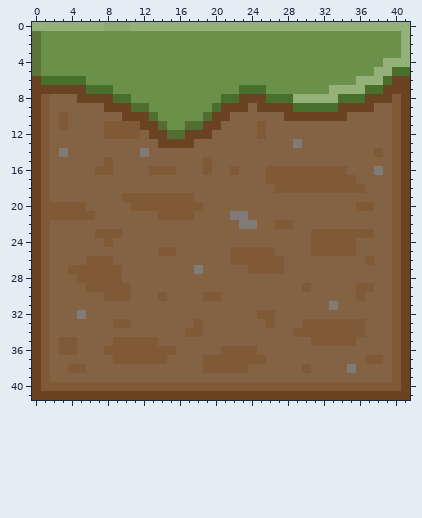
Pixel-art sprite -- assets/stones/2_stone.png. That is the earlier state.
The file is 42x42 pixels. Colours within 5 levels of each other are drawn and written as one.
After:
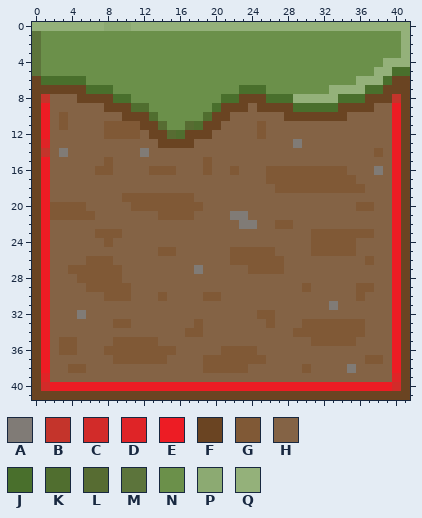
Palette (. is transparent): A #807b76  B #c4342b  C #d22b29  D #df2427  E #ed1c24  F #6a4422  G #805936  H #846345  J #496f2c  K #506e2f  L #576c32  M #5c743b  N #6b904a  P #8caa72  Q #94b17a
The author wrote: [BOT] Updated resources
The edit:
Changed rows in their new state; - is an unchanged pixel.
first column x 1:
 8 B--------------------------------------B
 9 E--------------------------------------E
10 E--------------------------------------E
11 E--------------------------------------E
12 E--------------------------------------E
13 D--------------------------------------E
14 B--------------------------------------E
15 E--------------------------------------E
16 E--------------------------------------E
17 E--------------------------------------E
18 E--------------------------------------E
19 E--------------------------------------E
20 E--------------------------------------E
21 E--------------------------------------E
22 E--------------------------------------E
23 E--------------------------------------E
24 E--------------------------------------E
25 E--------------------------------------E
26 E--------------------------------------E
27 E--------------------------------------E
28 E--------------------------------------E
29 E--------------------------------------E
30 E--------------------------------------E
31 E--------------------------------------E
32 E--------------------------------------E
33 E--------------------------------------E
34 E--------------------------------------E
35 E--------------------------------------E
36 E--------------------------------------E
37 E--------------------------------------E
38 E--------------------------------------E
39 D--------------------------------------D
40 CEEEEEEEEEEEEEEEEEEEEEEEEEEEEEEEEEEEEEEC
